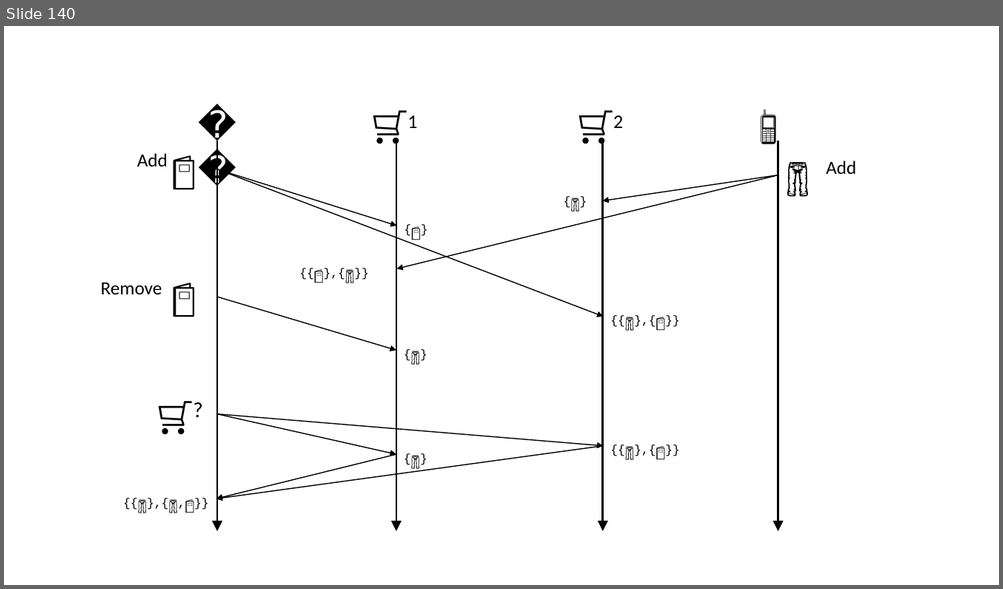
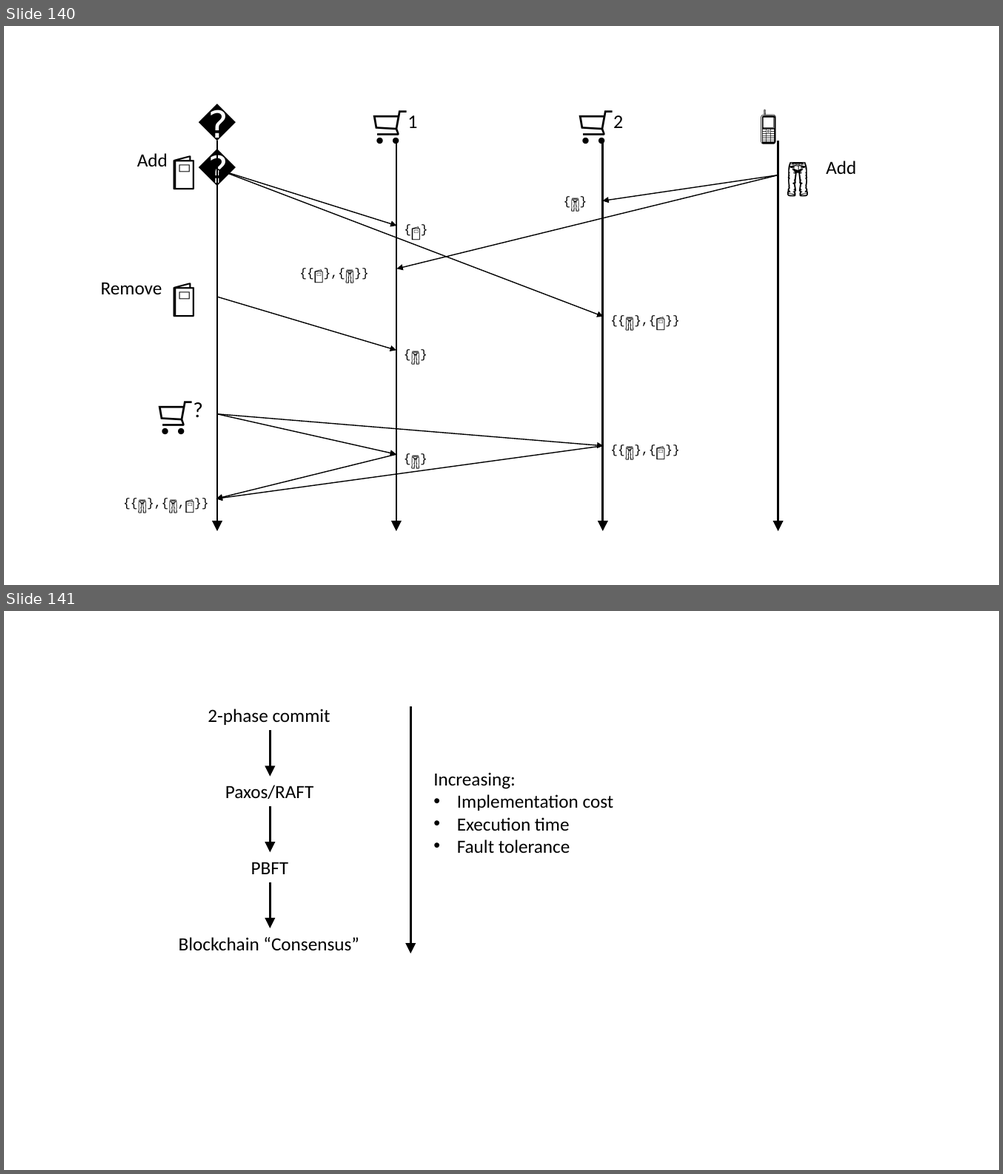
Before and after one commit to ChrisWhealy/DistributedSystemNotes, a slide deck: img/Diagrams.pptx. Shown one above the other, each under a label of ours: slide 140 before the commit, slides 140 and 141 after it. The pictures are 1003x589 and 1003x1174 pixels, drawn with LibreOffice and Linux fonts; fonts in the diff are those of the drawing. Boxes give left, top, right and bottom in pixels: in the first picture for what was removed or moved away, otherwise in the second. Text is boxed around its words. In the diff, an @@ line names an element or a change of style, - is before the commit and + after.

Commit message:
Add lecture 23

```diff
--- a/img/Diagrams.pptx
+++ b/img/Diagrams.pptx
@@ slide 141 added at (x1=4, y1=611, x2=999, y2=1170), background #FFFFFF @@
@@ text added at (x1=208, y1=709, x2=330, y2=725), 18 pt, text #000000 @@
+2-phase commit
@@ arrow added from (410, 706) to (410, 954), #000000 2 pt @@
@@ arrow added from (270, 730) to (270, 777), #000000 2 pt @@
@@ text added at (x1=225, y1=785, x2=313, y2=799), 18 pt, text #000000 @@
+Paxos/RAFT
@@ text added at (x1=433, y1=772, x2=614, y2=853), 18 pt, text #000000 @@
+Increasing:
+• Implementation cost
+• Execution time
+• Fault tolerance
@@ arrow added from (270, 806) to (270, 853), #000000 2 pt @@
@@ text added at (x1=251, y1=862, x2=289, y2=874), 18 pt, text #000000 @@
+PBFT
@@ arrow added from (270, 883) to (270, 929), #000000 2 pt @@
@@ text added at (x1=179, y1=937, x2=359, y2=951), 18 pt, text #000000 @@
+Blockchain “Consensus”
```
Also in this commit, not shown: 18 other files.
